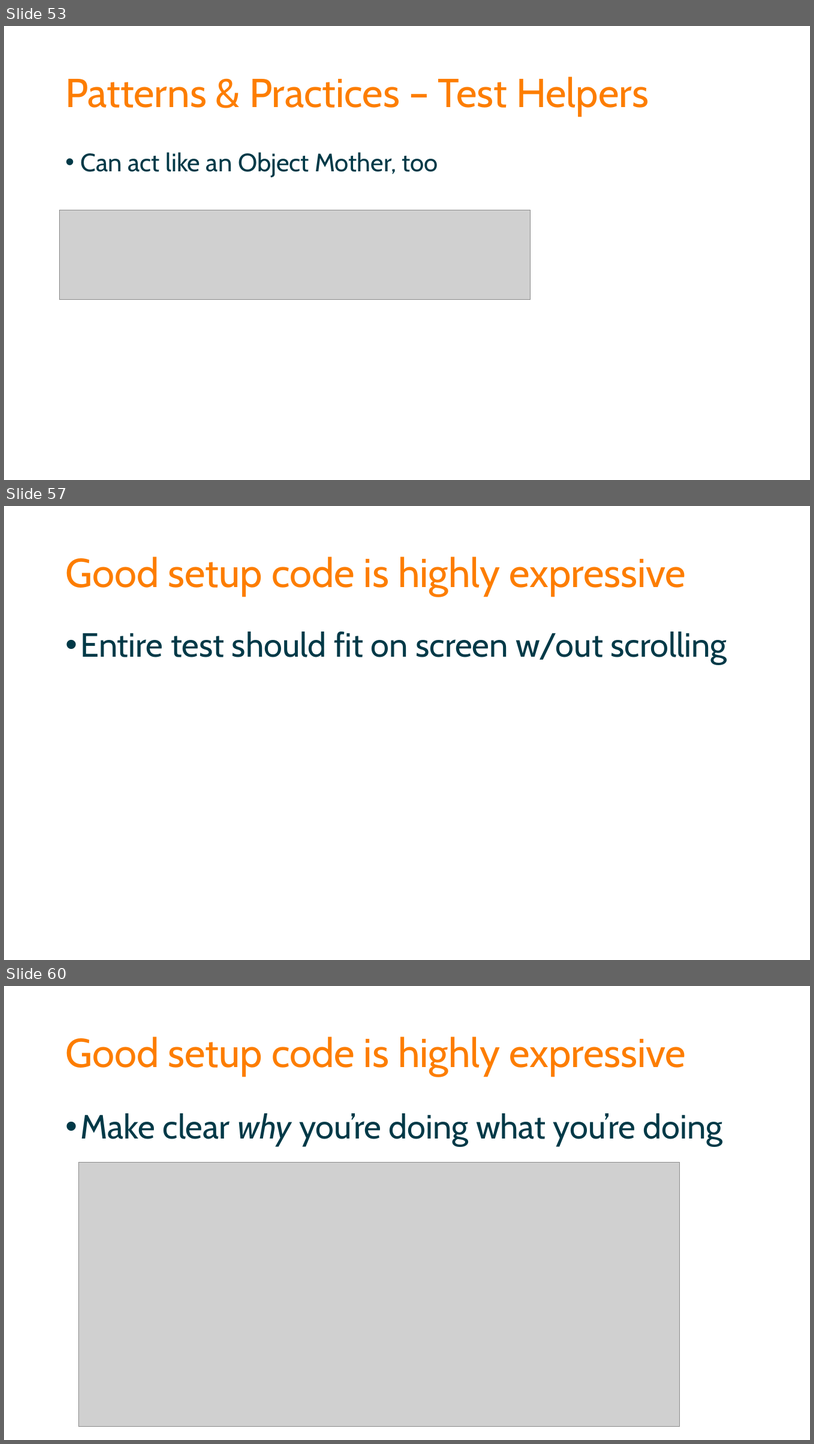
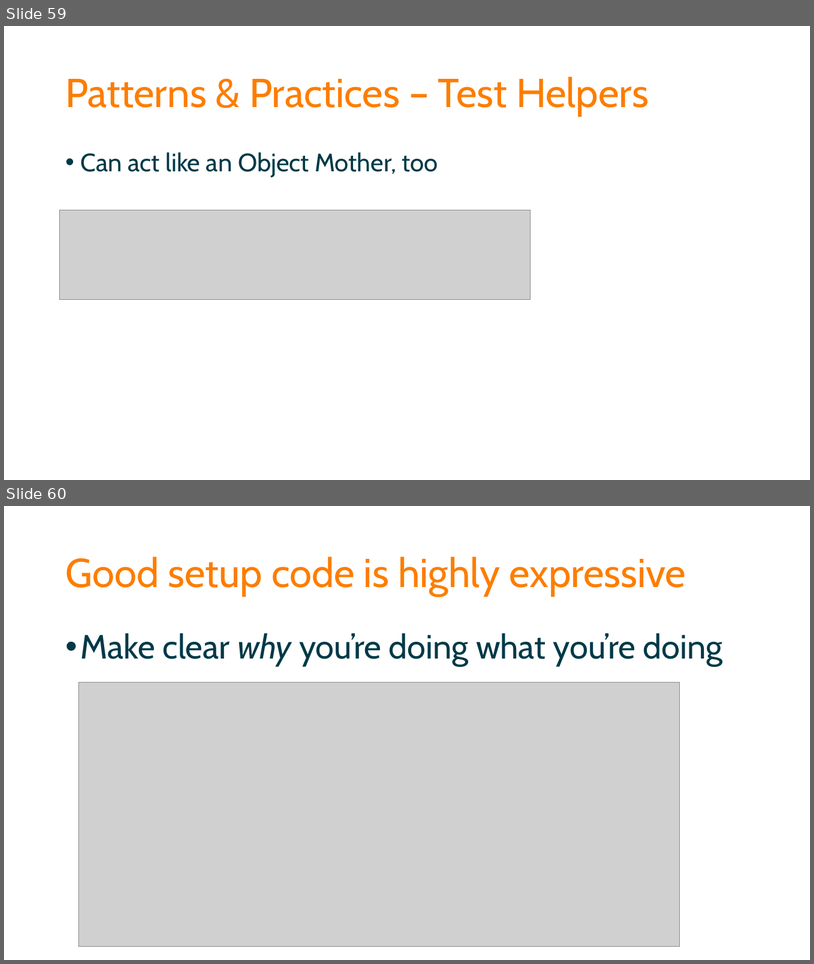
Before and after one commit to spetryjohnson/Talk-Patterns_of_Effective_Test_Setup, a slide deck: POETS - CodeMash 2017.pptx. Shown one above the other, each under a label of ours: slides 53, 57 and 60 before the commit, slides 59 and 60 after it; the slides between them are not shown. The pictures are 814x1444 and 814x964 pixels, drawn with LibreOffice and Linux fonts; fonts in the diff are those of the drawing; grey boxes stand for pictures. Boxes give left, top, right and bottom in pixels: in the first picture for what was removed or moved away, otherwise in the second. Text is boxed around its words. In the diff, an @@ line names an element or a change of style, - is before the commit and + after.

```diff
--- a/POETS - CodeMash 2017.pptx
+++ b/POETS - CodeMash 2017.pptx
@@ slide 57 removed at bbox=[4, 506, 810, 960], background #FFFFFF @@
@@ title removed at bbox=[65, 556, 686, 596] @@
-Good setup code is highly expressive
@@ text removed at bbox=[81, 631, 728, 664] @@
-• Entire test should fit on screen w/out scrolling
@@ what was slide 53 is now slide 59 @@
```
Also in this commit, not shown: 3 slides changed, 6 slides added, 21 other slides removed, 1 other file.
